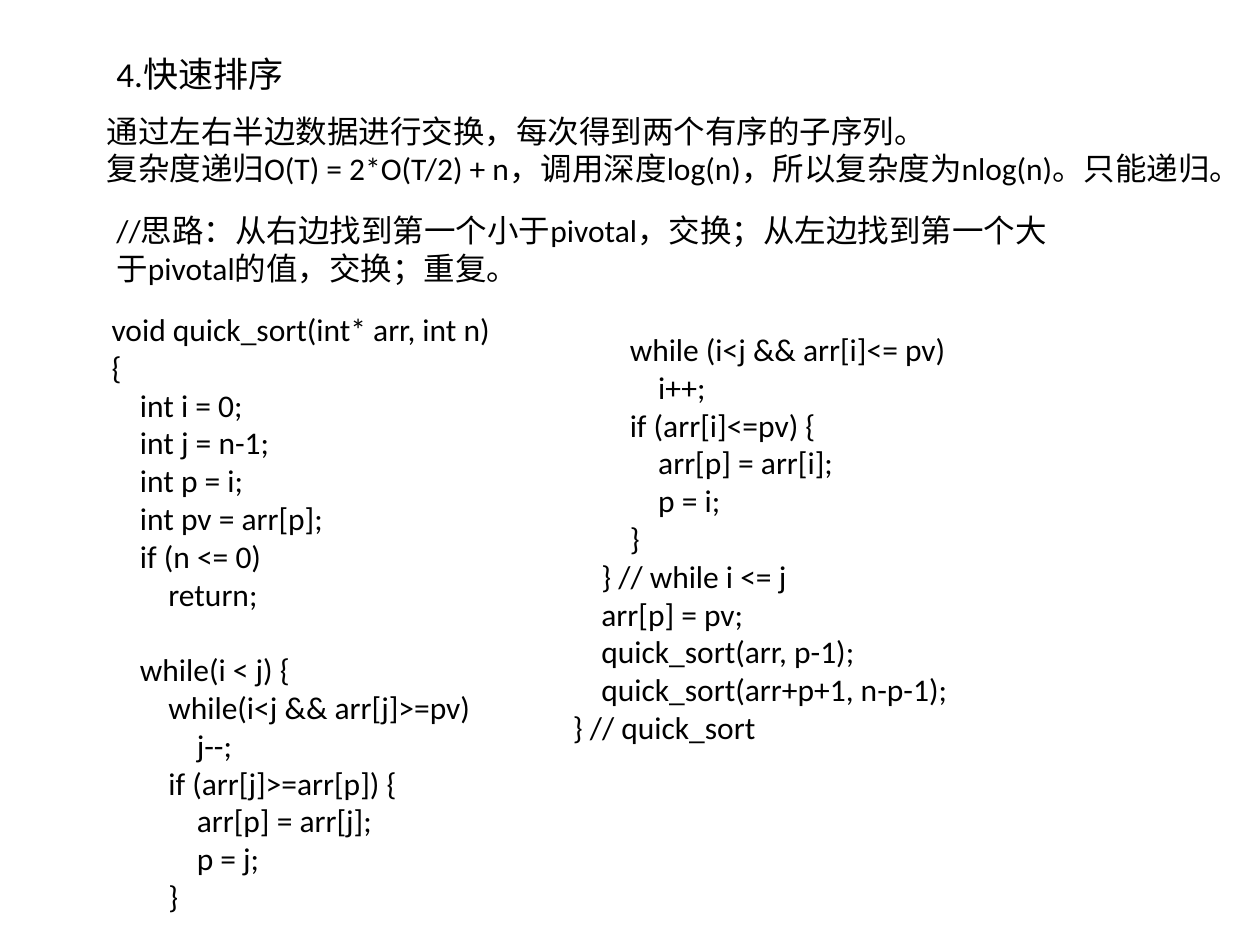
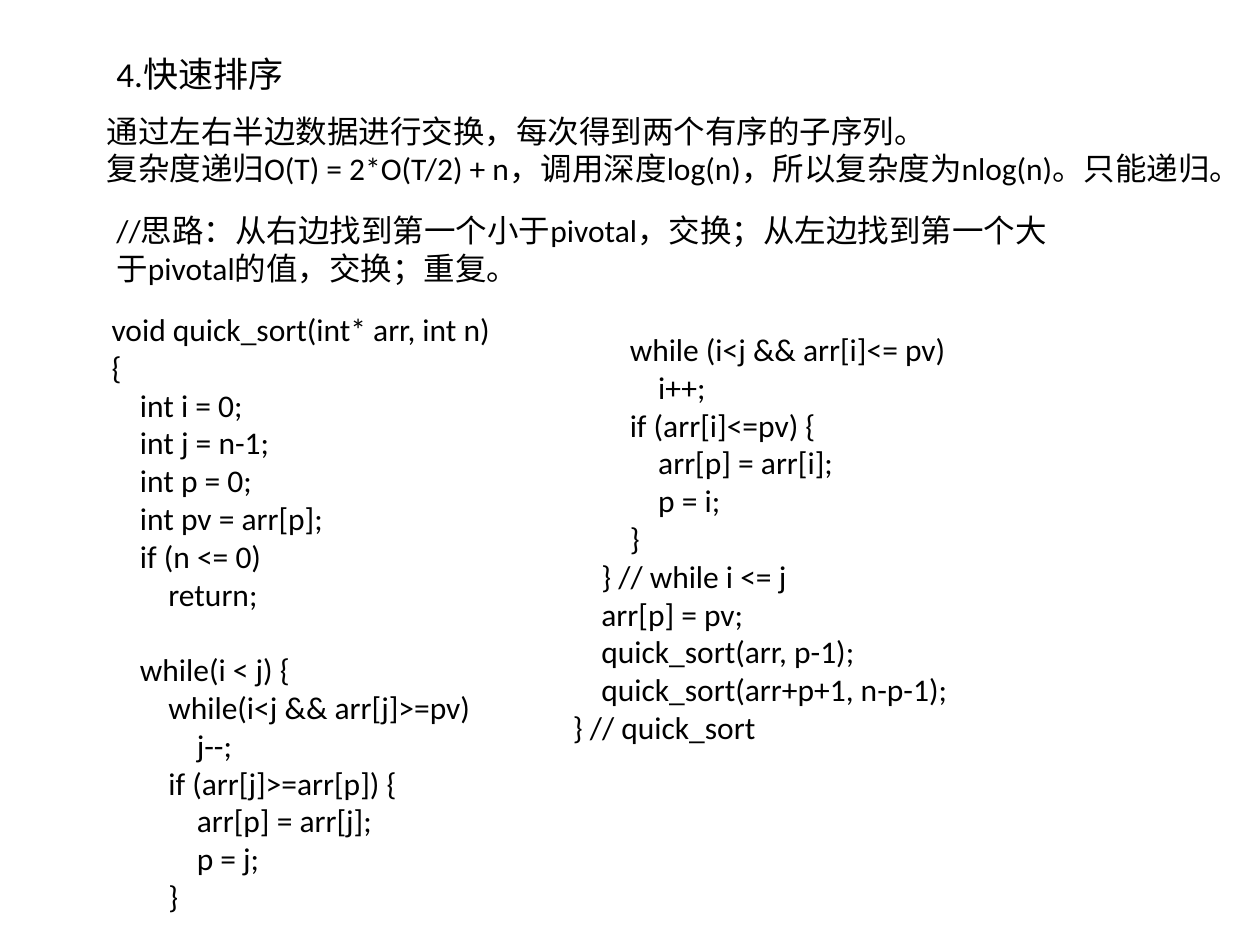
Before and after one commit to willkk/go, a slide deck: slide 5 of algos_summary.pptx. Drawn at 1260x945 pixels with LibreOffice and Linux fonts; fonts in the diff are those of the drawing. Boxes give left, top, right and bottom in pixels: in the first picture for what was removed or moved away, otherwise in the second. Text is boxed around its words. In the diff, an @@ line names an element or a change of style, - is before the commit and + after.

```diff
--- a/algos_summary.pptx
+++ b/algos_summary.pptx
@@ text at [140,470,251,497]: text changed @@
-int p = i;
+int p = 0;
```
Also in this commit, not shown: 1 other slide changed, 5 slides added, 1 other file.
